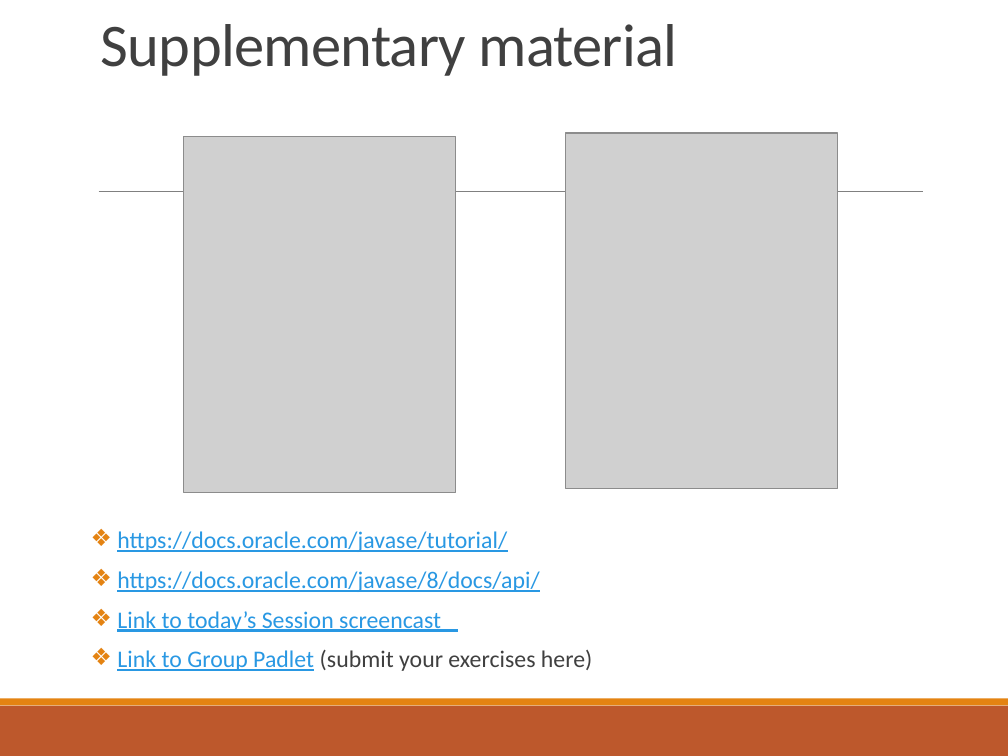
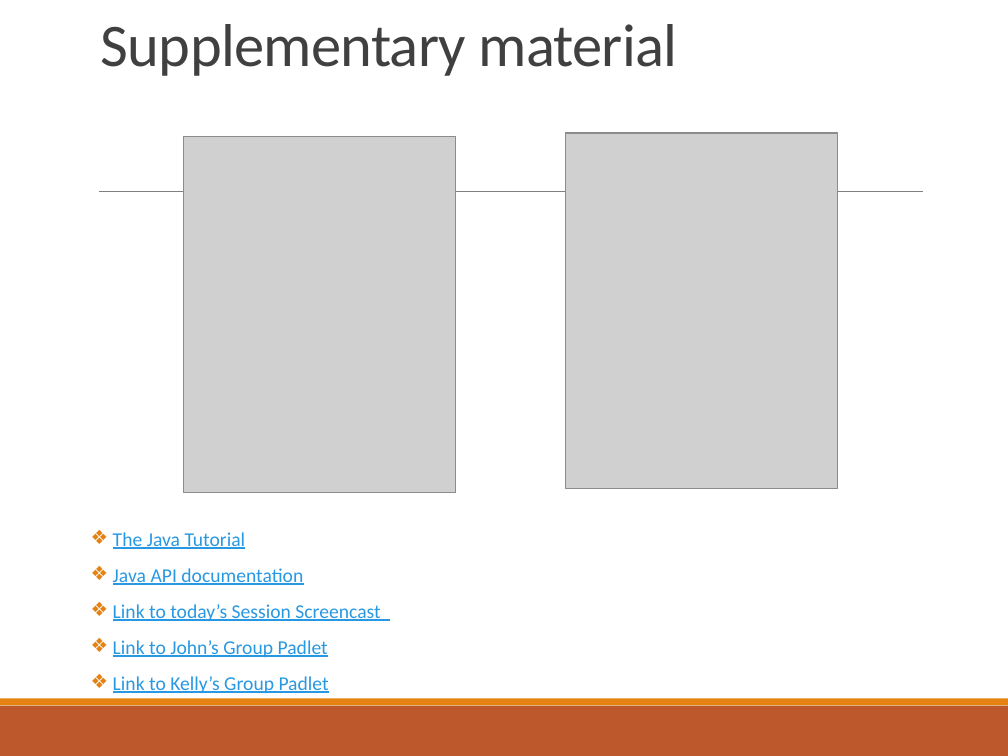
Before and after one commit to deeperj/dillinger, a slide deck: slide 4 of thesis/ukapp2/wqu_isc/sofware_design/Javabc01.pptx. Drawn at 1008x756 pixels with LibreOffice and Linux fonts; fonts in the diff are those of the drawing; grey boxes stand for pictures. Boxes give left, top, right and bottom in pixels: in the first picture for what was removed or moved away, otherwise in the second. Text is boxed around its words. In the diff, an @@ line names an element or a change of style, - is before the commit and + after.

Commit message:
java11

```diff
--- a/thesis/ukapp2/wqu_isc/sofware_design/Javabc01.pptx
+++ b/thesis/ukapp2/wqu_isc/sofware_design/Javabc01.pptx
@@ text at (113,532,380,693): text changed; size 17 to 14 pt @@
-❖ https://docs.oracle.com/javase/tutorial/
-❖ https://docs.oracle.com/javase/8/docs/api/
-❖ Link to today’s Session screencast
-❖ Link to Group Padlet (submit your exercises here)
+❖ The Java Tutorial
+❖ Java API documentation
+❖ Link to today’s Session Screencast
+❖ Link to John’s Group Padlet
+❖ Link to Kelly’s Group Padlet
```
Also in this commit, not shown: 1 other slide changed, 9 other files.
